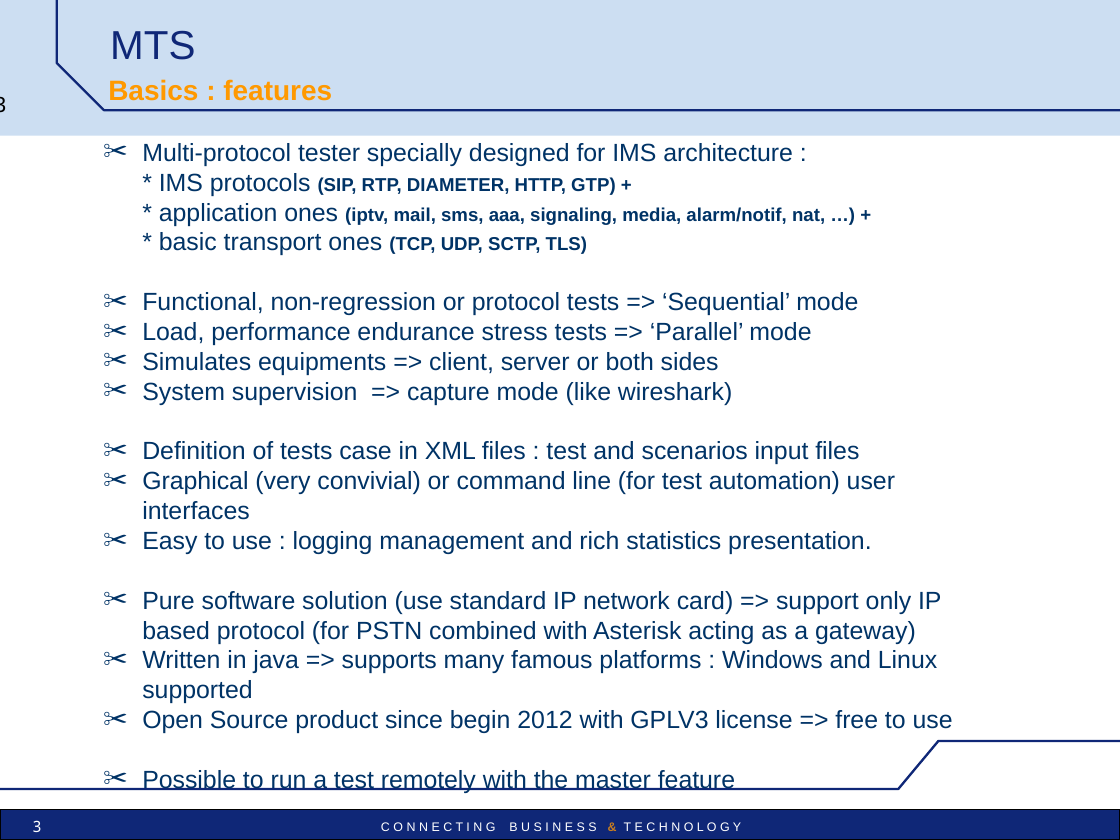
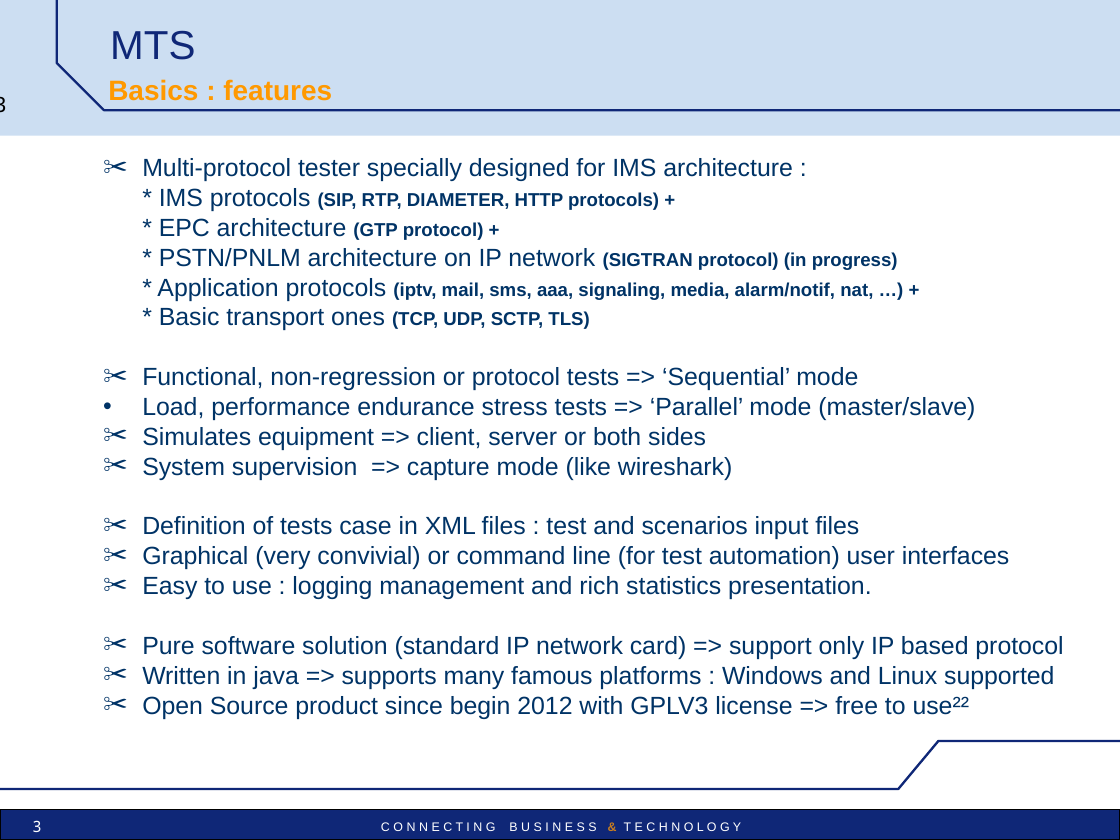
Before and after one commit to vu3mmg/mts-project, a slide deck: slide 3 of trunk/mts/src/main/doc/MTS_pres_technical.ppt. Drawn at 1120x840 pixels with LibreOffice and Linux fonts; fonts in the diff are those of the drawing; background and template pictures are left out. Boxes give left, top, right and bottom in pixels: in the first picture for what was removed or moved away, otherwise in the second. Text is boxed around its words. In the diff, an @@ line names an element or a change of style, - is before the commit and + after.

```diff
--- a/trunk/mts/src/main/doc/MTS_pres_technical.ppt
+++ b/trunk/mts/src/main/doc/MTS_pres_technical.ppt
@@ text "Multi-protocol tester specially designed for ...": place and size @@
-text "Multi-protocol tester specially designed for ..." at <box>142,143,953,793</box>
+text "Multi-protocol tester specially designed for ..." at <box>142,158,1063,719</box>
@@ text at <box>157,188,898,330</box>: text changed @@
-* IMS protocols (SIP, RTP, DIAMETER, HTTP, GTP) +
-* application ones (iptv, mail, sms, aaa, signaling, media, alarm/notif, nat, …) +
-* basic transport ones (TCP, UDP, SCTP, TLS)
+* IMS protocols (SIP, RTP, DIAMETER, HTTP protocols) +
+* EPC architecture (GTP protocol) +
+* PSTN/PNLM architecture on IP network (SIGTRAN protocol) (in progress)
+* Application protocols (iptv, mail, sms, aaa, signaling, media, alarm/notif, nat, …) +
+* Basic transport ones (TCP, UDP, SCTP, TLS)
@@ text at <box>142,397,975,450</box>: text changed @@
-✂ Load, performance endurance stress tests => ‘Parallel’ mode
-✂ Simulates equipments => client, server or both sides
+• Load, performance endurance stress tests => ‘Parallel’ mode (master/slave)
+✂ Simulates equipment => client, server or both sides
@@ text at <box>142,636,1063,659</box>: text changed @@
-✂ Pure software solution (use standard IP network card) => support only IP based protocol (for PSTN combined with Asterisk acting as a gateway)
+✂ Pure software solution (standard IP network card) => support only IP based protocol
@@ text at <box>142,696,970,719</box>: text changed @@
-✂ Open Source product since begin 2012 with GPLV3 license => free to use
-✂ Possible to run a test remotely with the master feature
+✂ Open Source product since begin 2012 with GPLV3 license => free to use²²
```
